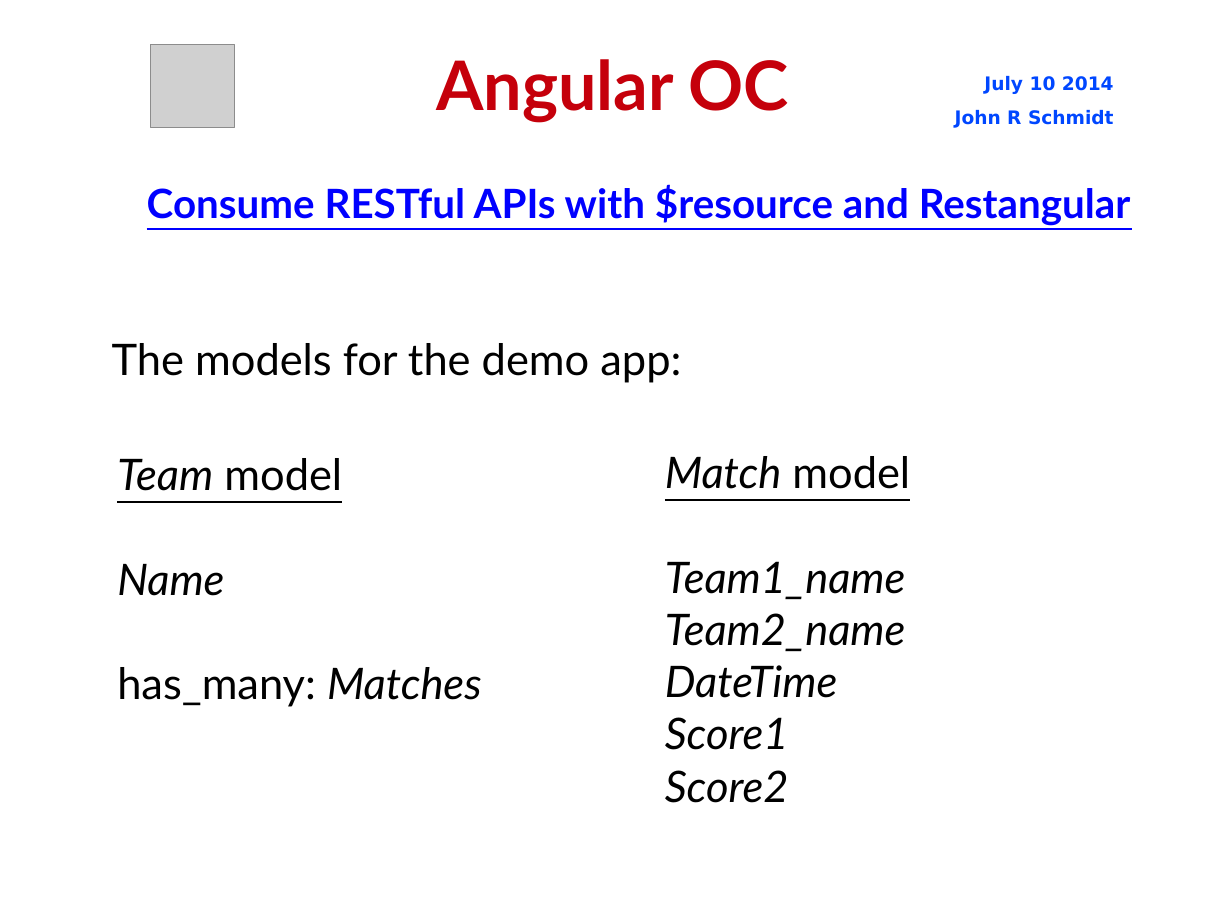
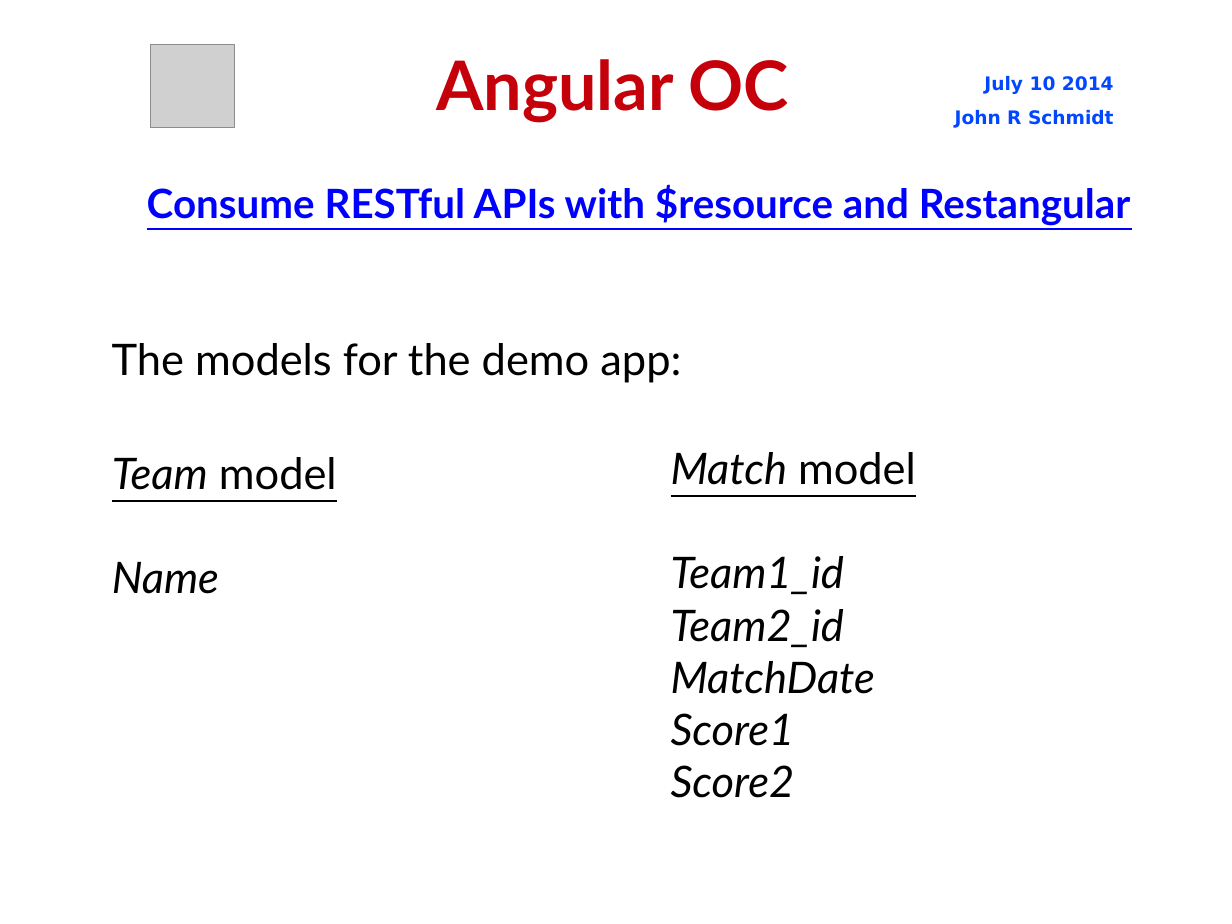
Before and after one commit to jrschmidt/fifa-angular-rest-demo, a slide deck: slide 8 of fifa.odp. Drawn at 1232x924 pixels with LibreOffice and Linux fonts; fonts in the diff are those of the drawing; grey boxes stand for pictures; background and template pictures are left out. Boxes give left, top, right and bottom in pixels: in the first picture for what was removed or moved away, otherwise in the second. Text is boxed around its words. In the diff, an @@ line names an element or a change of style, - is before the commit and + after.

Commit message:
update presentation to add match data screenshots

```diff
--- a/fifa.odp
+++ b/fifa.odp
@@ text at (671, 556, 875, 694): text changed @@
-Team1_name
-Team2_name
-DateTime
+Team1_id
+Team2_id
+MatchDate
@@ text at (117, 667, 482, 707): paragraph removed @@
-has_many: Matches
```
Also in this commit, not shown: 5 other slides changed, 2 other files.
